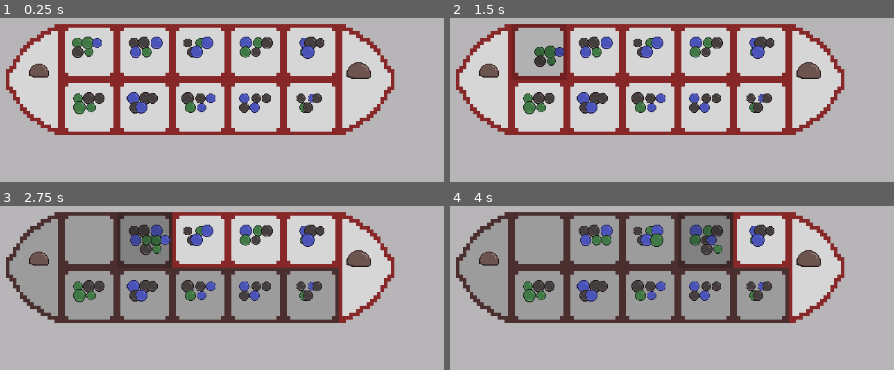
Above: before the commit, frames 1-4 (two rows, left to right).
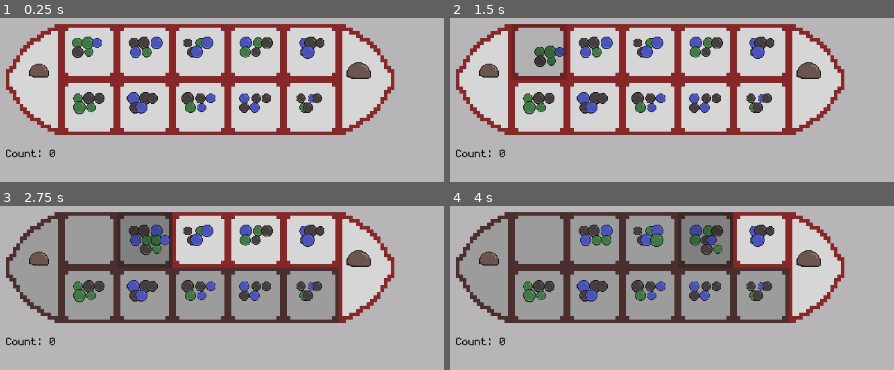
Above: after the commit, the same moments.

Repository: thannicko/QuanCaptureGame
Game: Godot game, scene res://scenes/main.tscn
The game is run twice, just before and just after one commit, with the same random seed, the same clock (stepped at 60 frames per second) and the same inputs.
Inputs (mouse positions are in pixels of both pictures, inside the frame that each line leads up to):
- Up to frame 1 (0.25 s): no input
- Up to frame 2 (1.5 s): tap Enter at 0.5 s; move the mouse to (485, 80) at 0.52 s; click (485, 80) at 0.67 s; tap Space at 1.25 s; move the mouse to (538, 52) at 1.27 s; click (538, 52) at 1.42 s
- Up to frame 3 (2.75 s): tap Enter at 2 s; move the mouse to (146, 240) at 2.02 s; click (146, 240) at 2.17 s
- Up to frame 4 (4 s): tap Space at 2.75 s; move the mouse to (649, 240) at 2.77 s; click (649, 240) at 2.92 s; tap Enter at 3.5 s; move the mouse to (707, 240) at 3.52 s; click (707, 240) at 3.67 s

The runs differ from the first frame. In frame 1, 0.2% of the frame differs, in the area x 1-13%, y 79-86%; in frame 2, 0.2%; in frame 3, 0.2%; in frame 4, 0.2%.

Commit message:
Added a score count label

Diff:
--- a/scenes/main.tscn
+++ b/scenes/main.tscn
@@ -1,10 +1,11 @@
-[gd_scene load_steps=8 format=4 uid="uid://dqmfeshh1gjkn"]
+[gd_scene load_steps=9 format=4 uid="uid://dqmfeshh1gjkn"]
 
 [ext_resource type="Script" path="res://scripts/main.gd" id="1_xemcm"]
 [ext_resource type="PackedScene" uid="uid://b3nupaf0mqq2f" path="res://scenes/rockpile.tscn" id="2_pxo3o"]
 [ext_resource type="PackedScene" uid="uid://bokk4rl37lv1t" path="res://scenes/board.tscn" id="3_jje64"]
 [ext_resource type="Texture2D" uid="uid://cfe6x88arsw4j" path="res://assets/BackgroundTile.png" id="3_scyab"]
 [ext_resource type="Script" path="res://scripts/player_rock_pile.gd" id="4_55c4l"]
+[ext_resource type="FontFile" uid="uid://b0w2x2tmaaesu" path="res://assets/monogram.ttf" id="6_7svse"]
 
 [sub_resource type="TileSetAtlasSource" id="TileSetAtlasSource_7bbiu"]
 texture = ExtResource("3_scyab")
@@ -29,3 +30,14 @@
 
 [node name="RockPile" parent="PlayerRockPile" instance=ExtResource("2_pxo3o")]
 position = Vector2(560, 448)
+
+[node name="Label" type="Label" parent="PlayerRockPile"]
+texture_filter = 1
+offset_left = 320.0
+offset_top = 400.0
+offset_right = 392.0
+offset_bottom = 423.0
+theme_override_colors/font_color = Color(0, 0, 0, 1)
+theme_override_fonts/font = ExtResource("6_7svse")
+theme_override_font_sizes/font_size = 24
+text = "Count: 0"
--- a/scripts/player_rock_pile.gd
+++ b/scripts/player_rock_pile.gd
@@ -1,6 +1,7 @@
 extends Node
 
 @onready var rock_pile : RockPile = $"RockPile"
+@onready var count_label : Label = $"Label"
 @export var board: Board
 
 func _ready() -> void:
@@ -9,4 +10,5 @@
 
 func on_square_eaten(square: Square) -> void:
 	rock_pile.add_rocks(square.rock_pile.rocks())
+	count_label.text = "Count: " + str(rock_pile.rocks_count())
 	square.eat()
